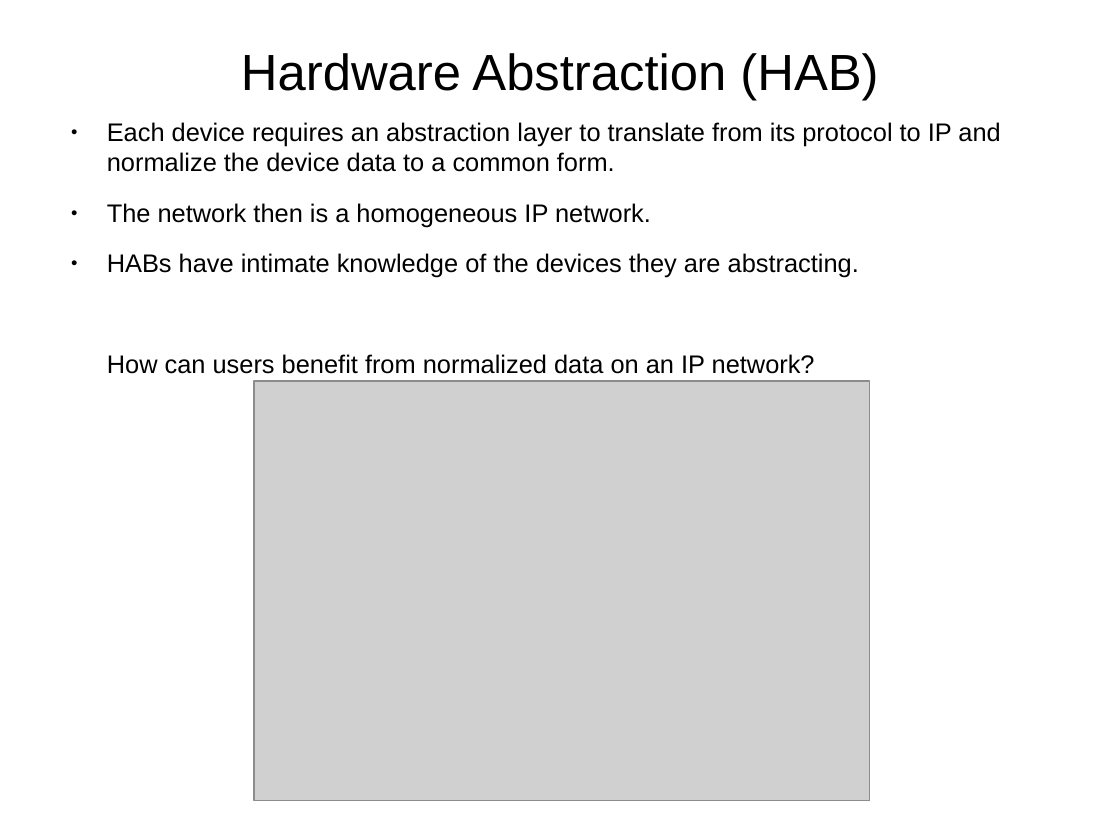
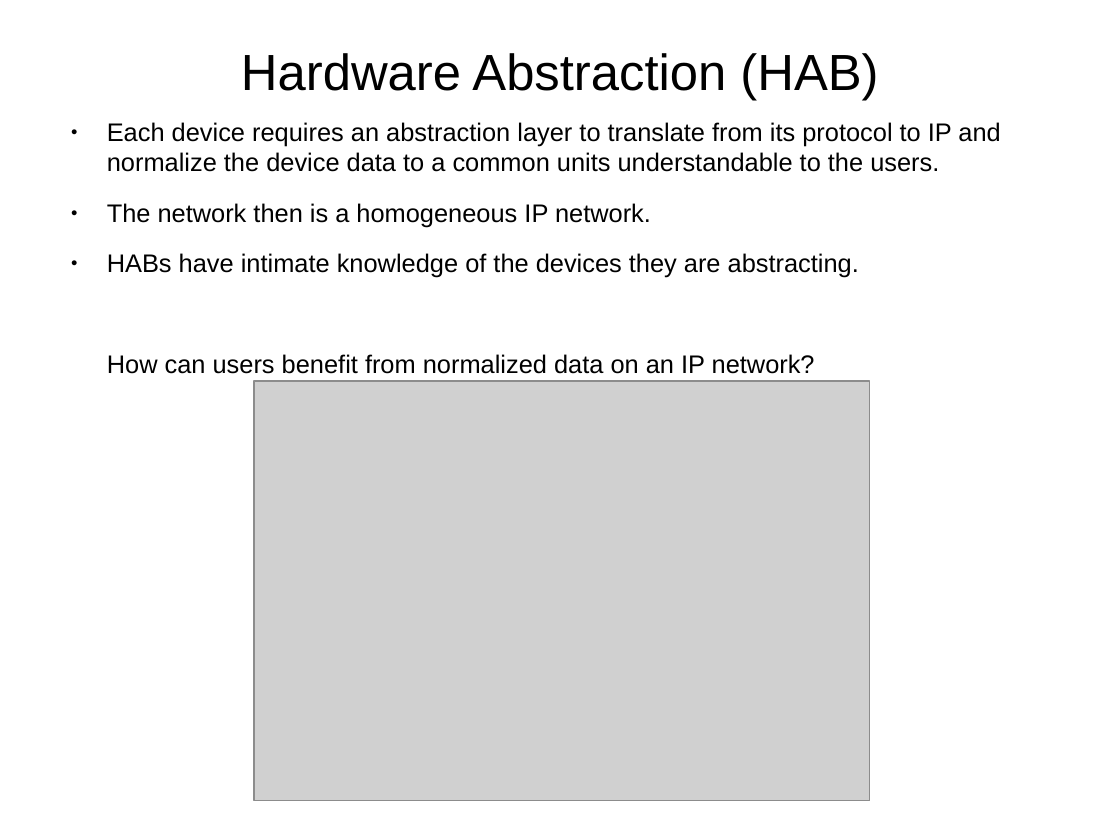
Before and after one commit to ldm5180/hammerhead, a slide deck: slide 4 of doc/bionet-intro-slides/bionet-intro.odp. Drawn at 1120x840 pixels with LibreOffice and Linux fonts; fonts in the diff are those of the drawing; grey boxes stand for pictures. Boxes give left, top, right and bottom in pixels: in the first picture for what was removed or moved away, otherwise in the second. Text is boxed around its words. In the diff, an @@ line names an element or a change of style, - is before the commit and + after.

```diff
--- a/doc/bionet-intro-slides/bionet-intro.odp
+++ b/doc/bionet-intro-slides/bionet-intro.odp
@@ text at (107, 122, 1000, 172): text changed @@
-● Each device requires an abstraction layer to translate from its protocol to IP and normalize the device data to a common form.
+● Each device requires an abstraction layer to translate from its protocol to IP and normalize the device data to a common units understandable to the users.
```
Also in this commit, not shown: 1 other slide changed.
